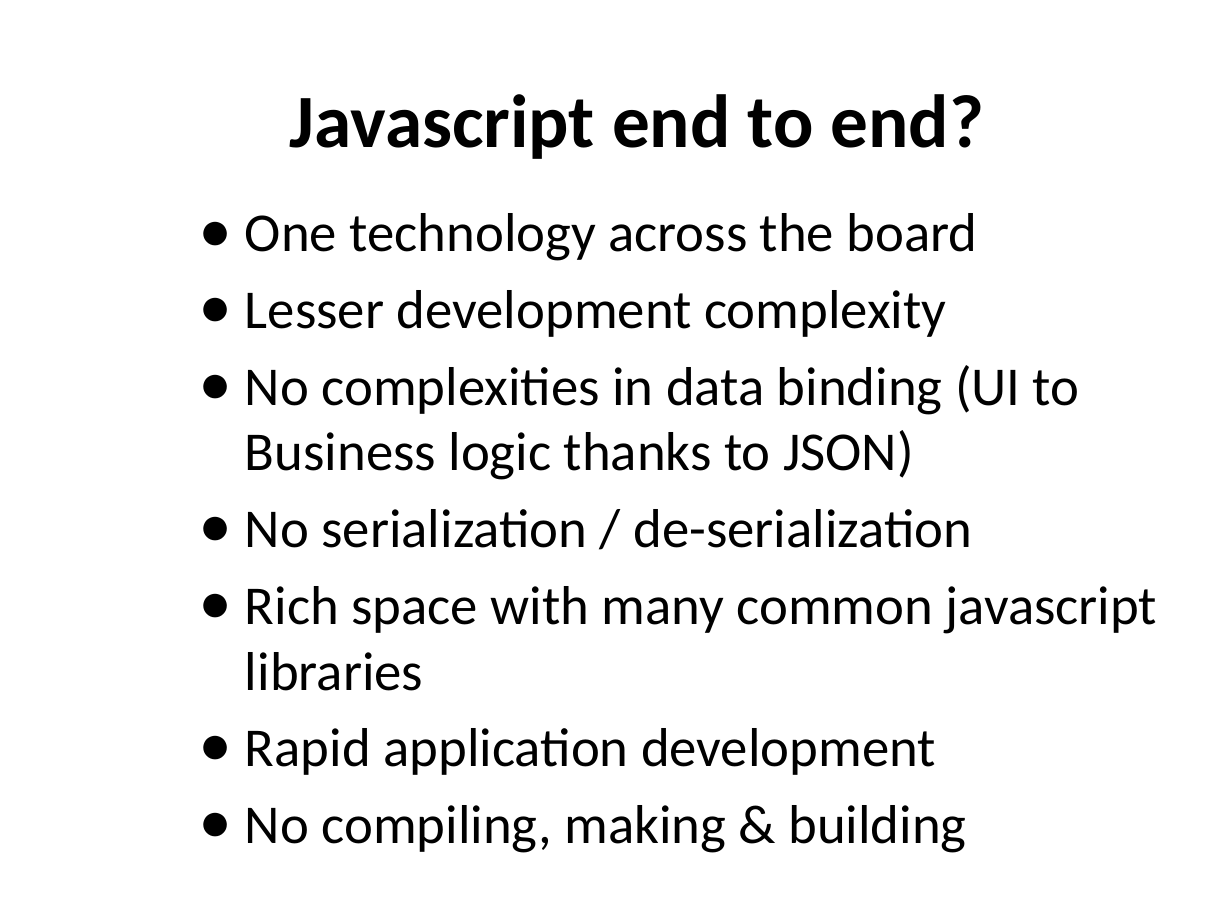
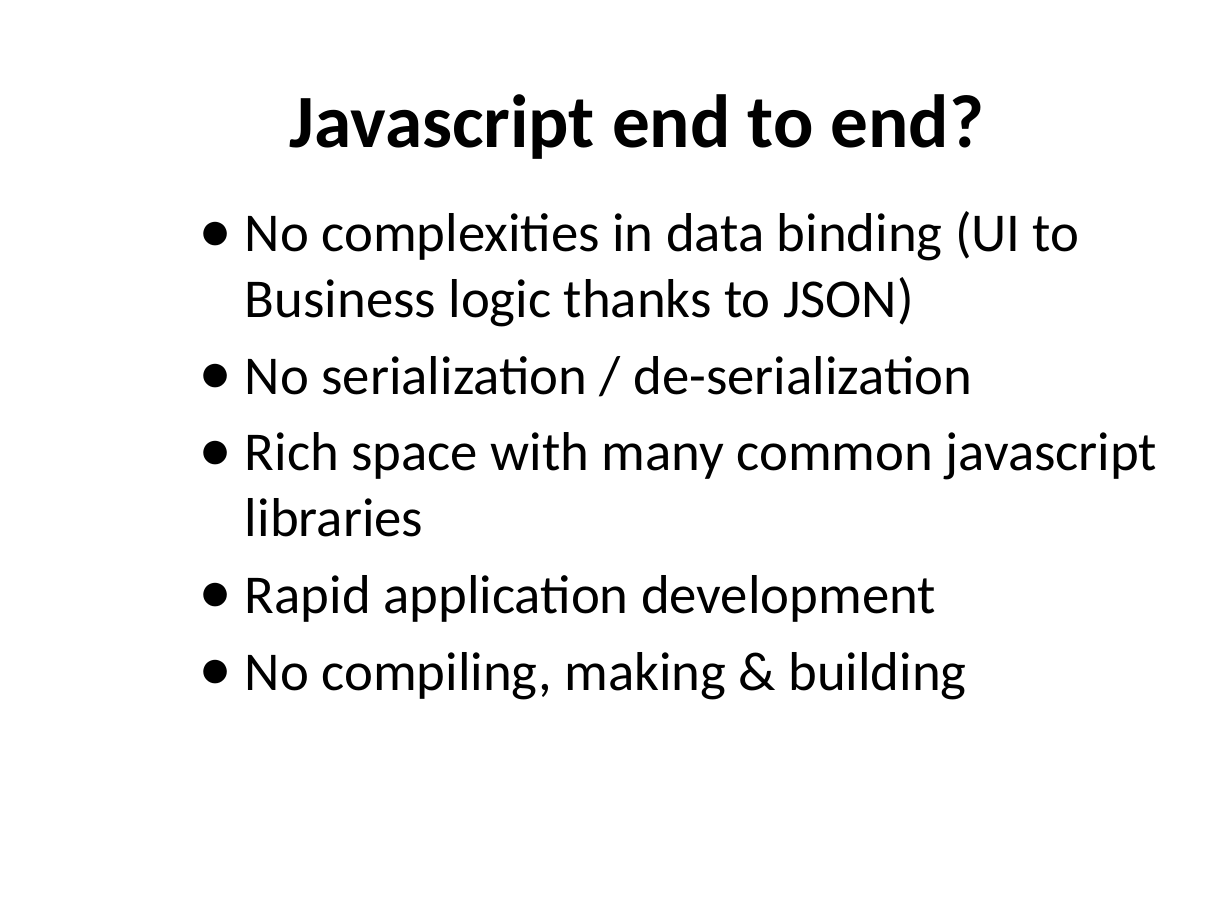
Before and after one commit to nuwanbando/coffee-shop, a slide deck: slide 8 of slides/WebAppDevelopmentWithJavaScript.pptx (slide 5 before the commit). Drawn at 1232x924 pixels with LibreOffice and Linux fonts; fonts in the diff are those of the drawing; background and template pictures are left out. Boxes give left, top, right and bottom in pixels: in the first picture for what was removed or moved away, otherwise in the second. Text is boxed around its words. In the diff, an @@ line names an element or a change of style, - is before the commit and + after.

```diff
--- a/slides/WebAppDevelopmentWithJavaScript.pptx
+++ b/slides/WebAppDevelopmentWithJavaScript.pptx
@@ text at [245,213,978,337]: paragraphs removed @@
-● One technology across the board
-● Lesser development complexity
```
Also in this commit, not shown: 9 other slides changed, 2 slides added, 1 slide removed.
